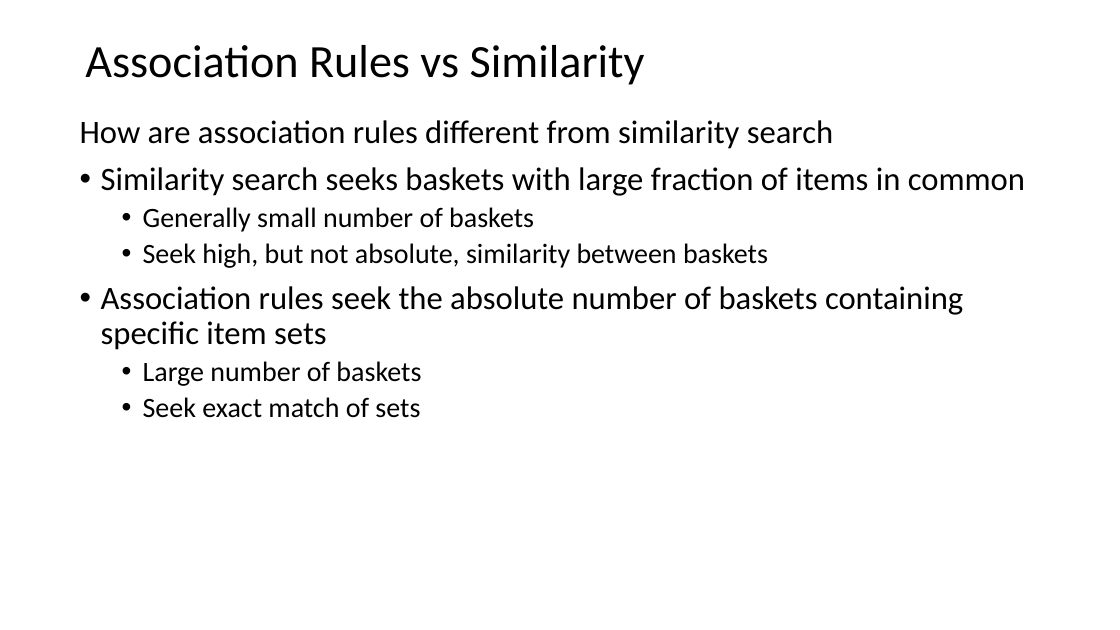
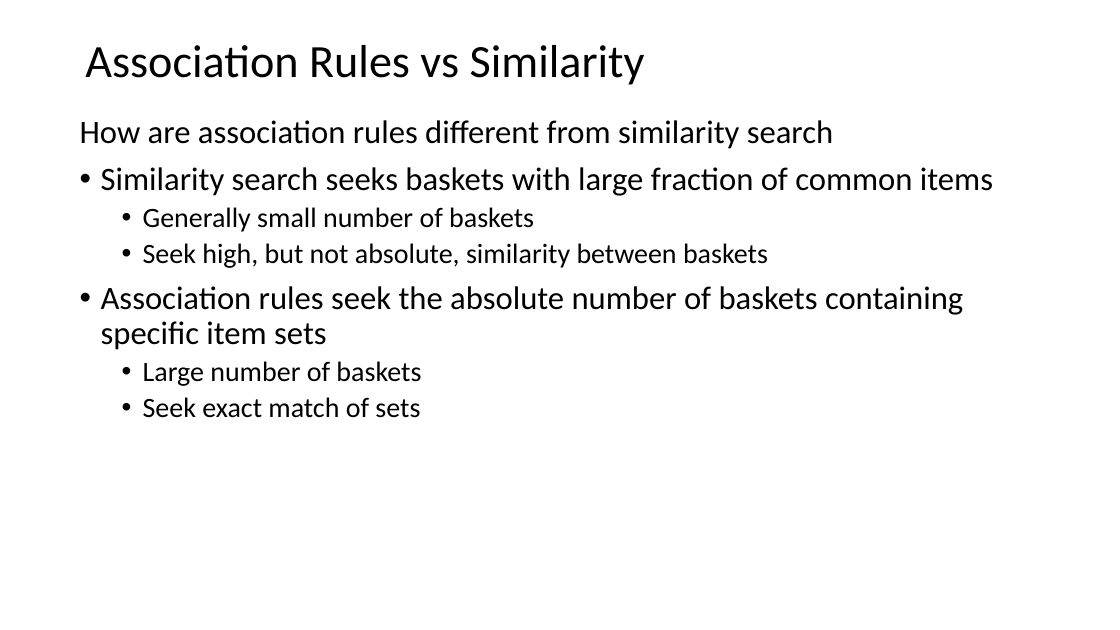
Before and after one commit to StephenElston/CSCI-E-108, a slide deck: slide 4 of slides/11_AssociationsFrequentItems.pptx. Drawn at 1120x630 pixels with LibreOffice and Linux fonts; fonts in the diff are those of the drawing. Boxes give left, top, right and bottom in pixels: in the first picture for what was removed or moved away, otherwise in the second. Text is boxed around its words. In the diff, an @@ line names an element or a change of style, - is before the commit and + after.

```diff
--- a/slides/11_AssociationsFrequentItems.pptx
+++ b/slides/11_AssociationsFrequentItems.pptx
@@ text at [101, 167, 993, 196]: text changed @@
-• Similarity search seeks baskets with large fraction of items in common
+• Similarity search seeks baskets with large fraction of common items
```
Also in this commit, not shown: 6 other slides changed, 5 slides added.
